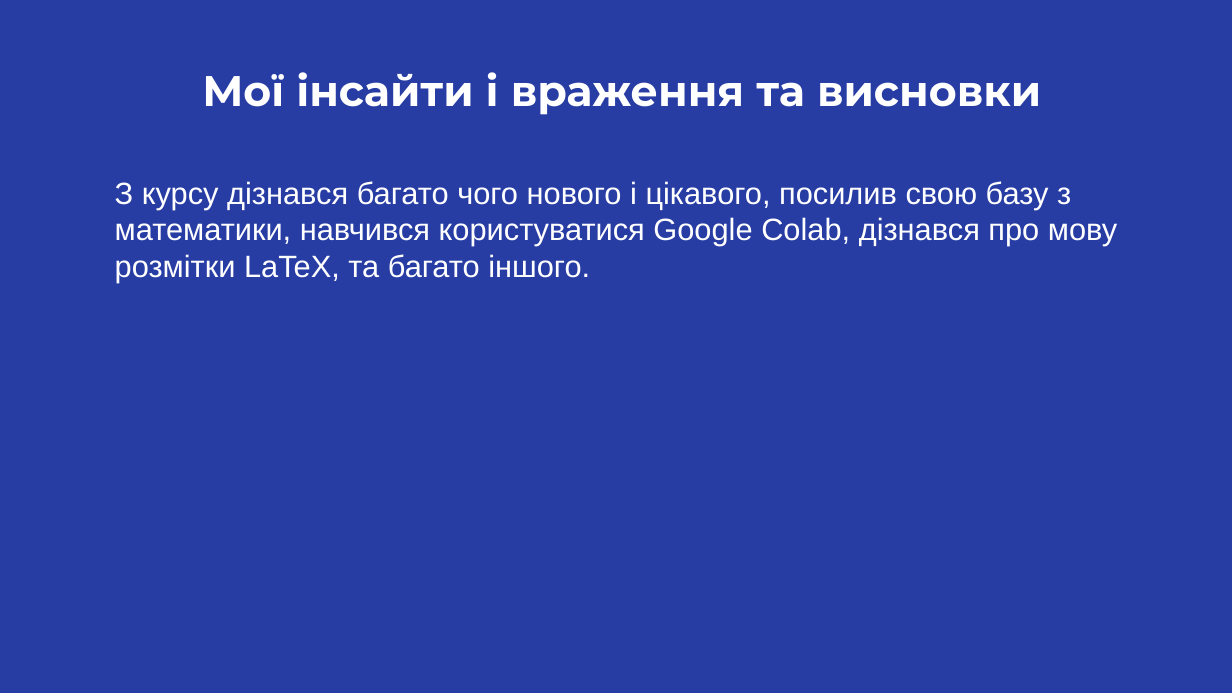
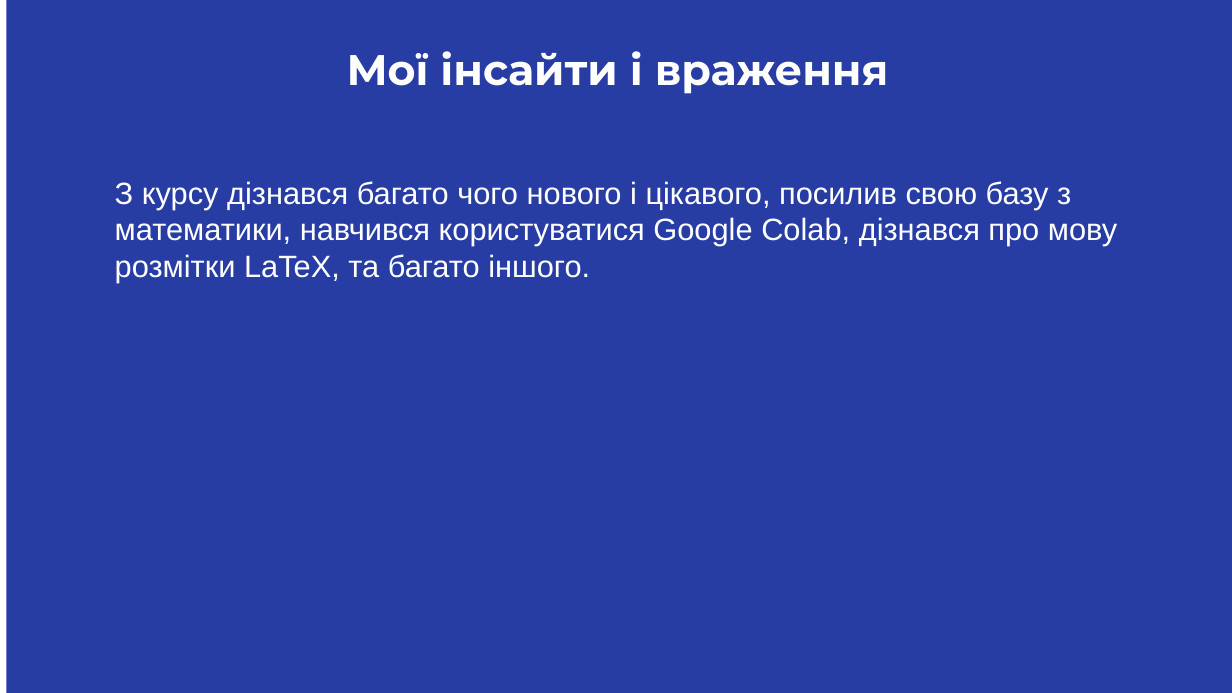
Before and after one commit to ViktorSvertoka/colab-hw, a slide deck: slide 10 of presentation.pptx (slide 9 before the commit). Drawn at 1232x693 pixels with LibreOffice and Linux fonts; fonts in the diff are those of the drawing. Boxes give left, top, right and bottom in pixels: in the first picture for what was removed or moved away, otherwise in the second. Text is boxed around its words. In the diff, an @@ line names an element or a change of style, - is before the commit and + after.

```diff
--- a/presentation.pptx
+++ b/presentation.pptx
@@ freeform shape: place and size @@
-freeform shape at bbox=[0, 0, 1232, 692]
+freeform shape at bbox=[6, 0, 1232, 692]
@@ subtitle at bbox=[347, 51, 889, 94]: text changed @@
-Мої інсайти і враження та висновки
+Мої інсайти і враження
```
Also in this commit, not shown: 1 other slide changed, 1 slide added.
